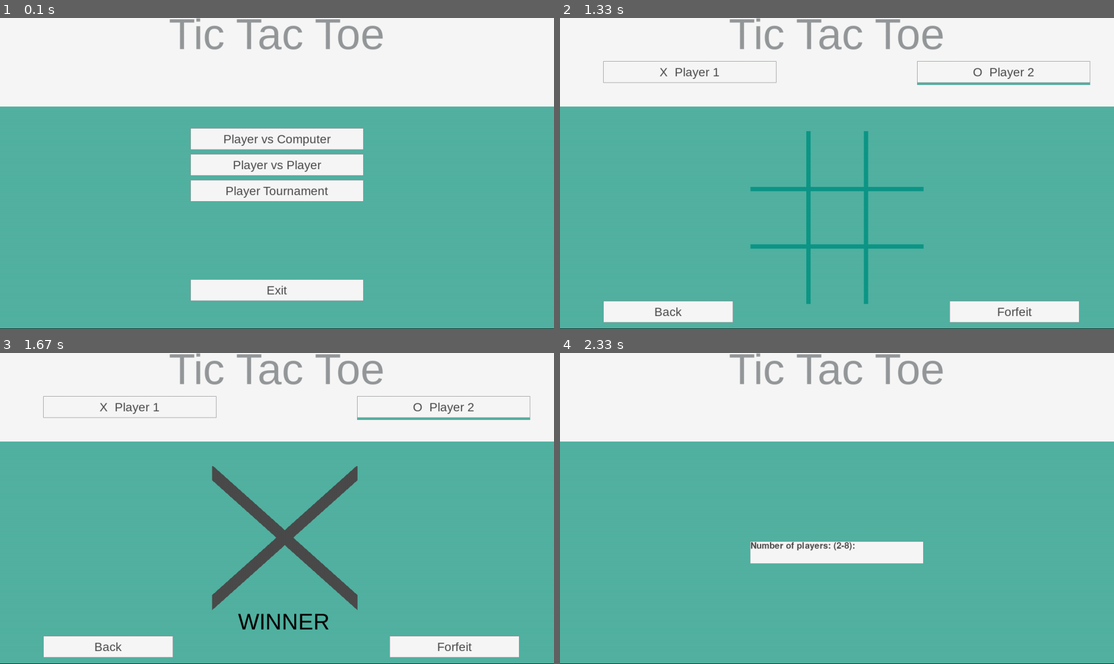
Above: before the commit, frames 1-4 (two rows, left to right).
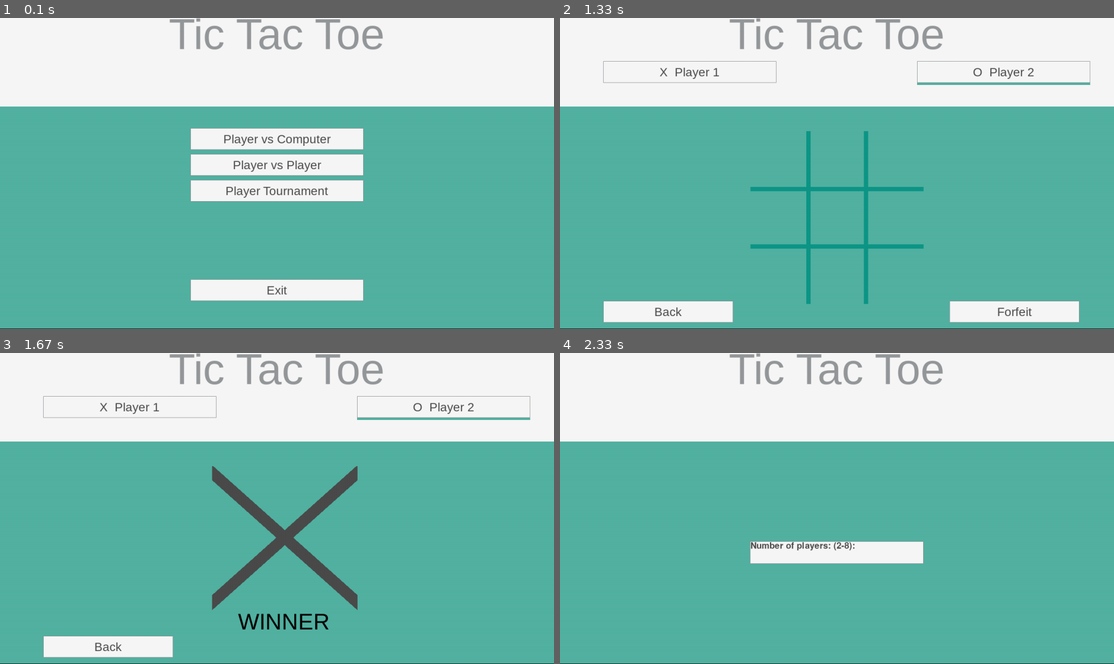
Above: after the commit, the same moments.

Repository: CristofferJakobsson/sepm-team-a
Game: pygame game, started from src/user_interface/user_interface.py
The game is run twice, just before and just after one commit, with the same random seed, the same clock (stepped at 60 frames per second) and the same inputs.
Inputs (mouse positions are in pixels of both pictures, inside the frame that each line leads up to):
- Up to frame 1 (0.1 s): no input
- Up to frame 2 (1.33 s): click (837, 173) at 0.38 s; tap Enter at 0.67, 1 s
- Up to frame 3 (1.67 s): click (454, 645) at 1.45 s
- Up to frame 4 (2.33 s): click (665, 645) at 1.78 s; click (837, 527) at 2.12 s

Frames 1-2 are identical in both runs. In frame 3, 1.7% of the frame differs, in the area x 70-94%, y 90-99%; in frame 4, nothing differs.

Commit message:
Finished game completely without cristoffers help

Diff:
--- a/src/game_platform/board.py
+++ b/src/game_platform/board.py
@@ -166,7 +166,7 @@
                 return box.id
         return -1
 
-    def drawWinBoard(self, player):
+    def drawWinBoard(self, player, istournament=False):
         """
 		Draws the win board on the screen.
 
@@ -174,7 +174,13 @@
 		:param player: A reference to the winning player
 		:return: returns nothing
 		"""
-        self.gameArea.fill(self.ui.color_background)
+
+        if istournament:
+            self.ui.visiblebuttons = []
+            self.ui.mainArea.fill(self.ui.color_background)
+        else:
+            self.ui.putOnlyBackButton()
+
         iconRect = self.pygame.Rect(35, 0, self.gameArea.get_width()-35, self.gameArea.get_height()-70)
         if(player == 1):
             self.drawCross(iconRect, 35)
@@ -196,8 +202,8 @@
 		:param self: A reference to the Board object itself
 		:return: returns nothing
 		"""
-        self.gameArea.fill(self.ui.color_background)
-
+        #self.gameArea.fill(self.ui.color_background)
+        self.ui.putOnlyBackButton()
         coords1 = 110, 170
         coords2 = 110, 220
         coords3 = 110, 270
--- a/src/game_platform/game_platform.py
+++ b/src/game_platform/game_platform.py
@@ -52,7 +52,7 @@
 		:param winningplayer: A reference to the winning player
 		:return: returns nothing
 		"""
-        self.board.drawWinBoard(winningplayer)
+        self.board.drawWinBoard(winningplayer, self.istournament)
         self.board = None
         self.ui.game = None
         if self.istournament:
--- a/src/user_interface/tournament_tree.py
+++ b/src/user_interface/tournament_tree.py
@@ -220,8 +220,24 @@
 	def drawTournamentWinScreen(self, winTuple):
 		crapp, winningplayer = winTuple
 		print("Should now draw the winner of the tournament")
-		self.ui.removeButton("Play")
+		self.ui.visiblebuttons = []
+		buttonHalfWidth = 150
+		buttonHeight = 50
 		self.ui.mainArea.fill(self.ui.color_background)
+		self.ui.visiblebuttons.append(
+			Button(self.ui.pygame, self.ui.mainArea).create(
+				self.ui.color_menu,
+				self.ui.color_darktext,
+				self.ui.color_border,
+				100,
+				450,
+				buttonHalfWidth*2,
+				buttonHeight,
+				"Back",
+				self.ui.displayMainMenu
+			)
+		)
+
 		coords1 = 400, 170
 		coords2 = 400, 220
 		coords3 = 400, 270
--- a/src/user_interface/user_interface.py
+++ b/src/user_interface/user_interface.py
@@ -254,6 +254,9 @@
 		self.mainArea.fill(self.color_background)
 		buttonHalfWidth = 150
 		buttonHeight = 50
+		backtext = "Back"
+		if tournamentgame:
+			backtext = "Quit Tournament"
 
 		self.visiblebuttons = [
 			(Button(pygame, self.mainArea).create(
@@ -264,7 +267,7 @@
 				450,
 				buttonHalfWidth*2,
 				buttonHeight,
-				"Back",
+				backtext,
 				self.displayMainMenu
 			)),
 			(Button(pygame, self.mainArea).create(
@@ -380,6 +383,7 @@
 		self.tournament.drawBracket()
 		if (self.tournament.currentGame == len(self.tournament.matches)):
 			self.tournament.drawTournamentWinScreen(self.tournament.getNextMatch())
+			return
 
 		self.visiblebuttons.append(
 			Button(pygame, self.mainArea).create(
@@ -390,7 +394,7 @@
 				450,
 				buttonHalfWidth*2,
 				buttonHeight,
-				"Back",
+				"Quit Tournament",
 				self.displayMainMenu
 			)
 		)
@@ -430,6 +434,25 @@
 			if (self.visiblebuttons[i].text==buttontext):
 				break
 
+	def putOnlyBackButton(self):
+		self.visiblebuttons = []
+		buttonHalfWidth = 150
+		buttonHeight = 50
+		self.mainArea.fill(self.color_background)
+		self.visiblebuttons.append(
+			Button(self.pygame, self.mainArea).create(
+				self.color_menu,
+				self.color_darktext,
+				self.color_border,
+				100,
+				450,
+				buttonHalfWidth*2,
+				buttonHeight,
+				"Back",
+				self.displayMainMenu
+			)
+		)
+
 ui = GameUI()
 while 1:
 	ui.tic()
